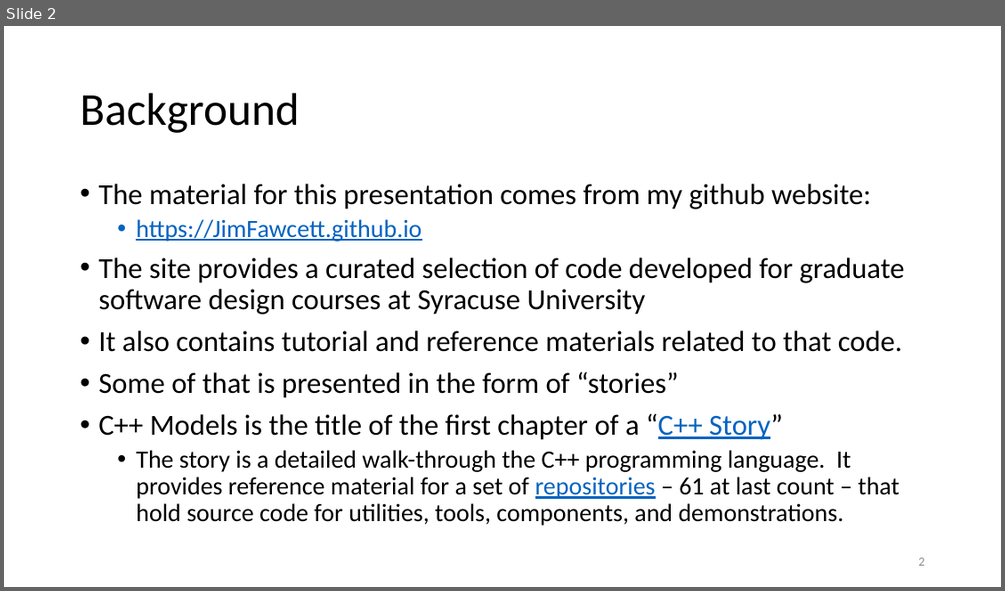
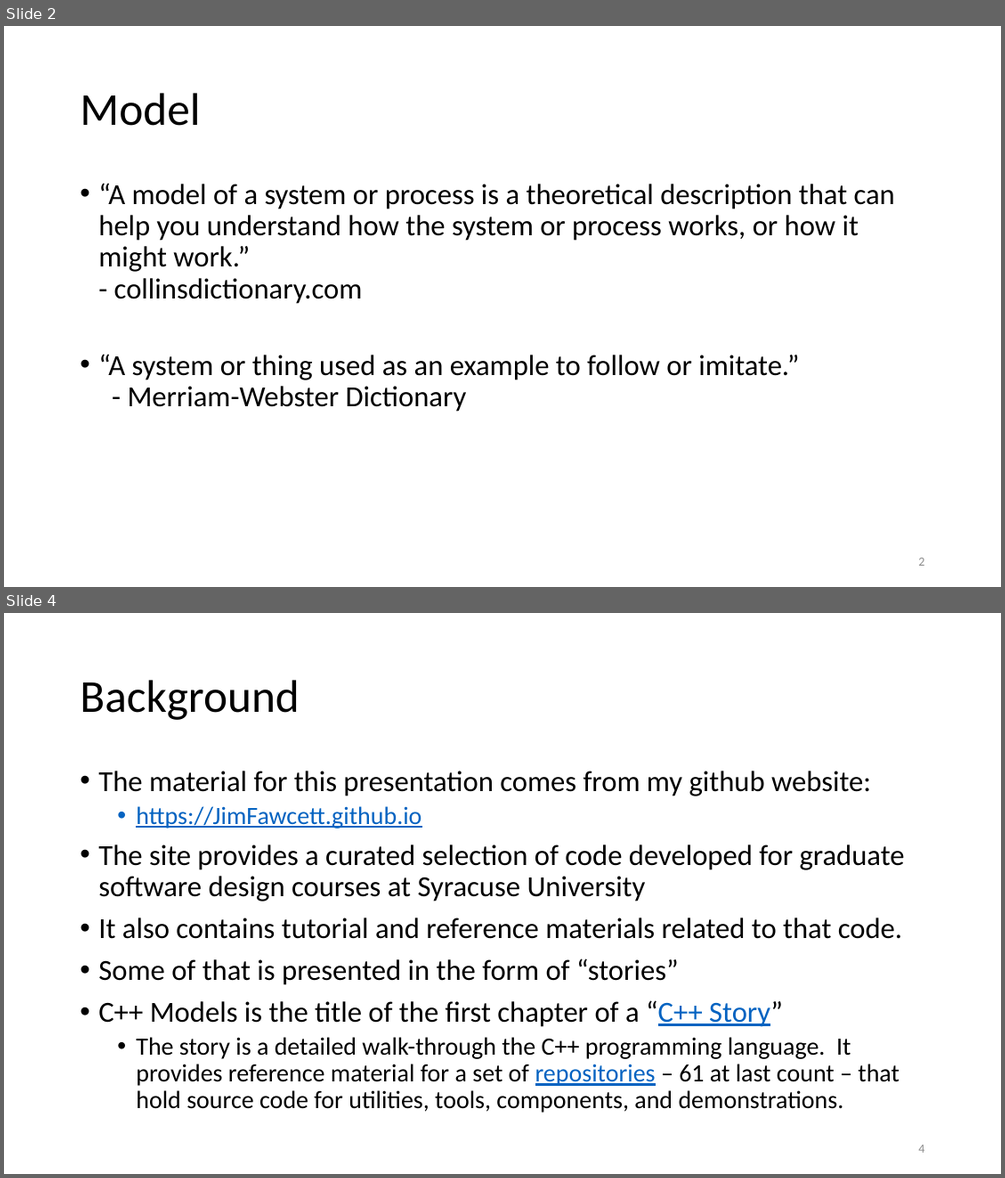
Before and after one commit to JimFawcett/JimFawcett.github.io, a slide deck: Resources/CppModels.pptx. Shown one above the other, each under a label of ours: slide 2 before the commit, slides 2 and 4 after it; the slides between them are not shown. The pictures are 1005x591 and 1005x1178 pixels, drawn with LibreOffice and Linux fonts; fonts in the diff are those of the drawing. Boxes give left, top, right and bottom in pixels: in the first picture for what was removed or moved away, otherwise in the second. Text is boxed around its words. In the diff, an @@ line names an element or a change of style, - is before the commit and + after.

```diff
--- a/Resources/CppModels.pptx
+++ b/Resources/CppModels.pptx
@@ slide 2 added at (x1=4, y1=26, x2=1001, y2=587), background #FFFFFF @@
@@ title added at (x1=80, y1=93, x2=200, y2=126), 44 pt, text #000000 @@
+Model
@@ text added at (x1=98, y1=183, x2=895, y2=411), 28 pt, text #000000 @@
+• “A model of a system or process is a theoretical description that can help you understand how the system or process works, or how it might work.”
+  - collinsdictionary.com
+• “A system or thing used as an example to follow or imitate.”
+  - Merriam-Webster Dictionary
@@ page number added at (x1=918, y1=557, x2=924, y2=565), 12 pt, text #8C8C8C @@
+2
@@ what was slide 2 is now slide 4 @@
@@ page number at (x1=918, y1=1144, x2=924, y2=1152): text changed @@
-2
+4
```
Also in this commit, not shown: 2 slides changed, 1 other slide added, 3 other files.
